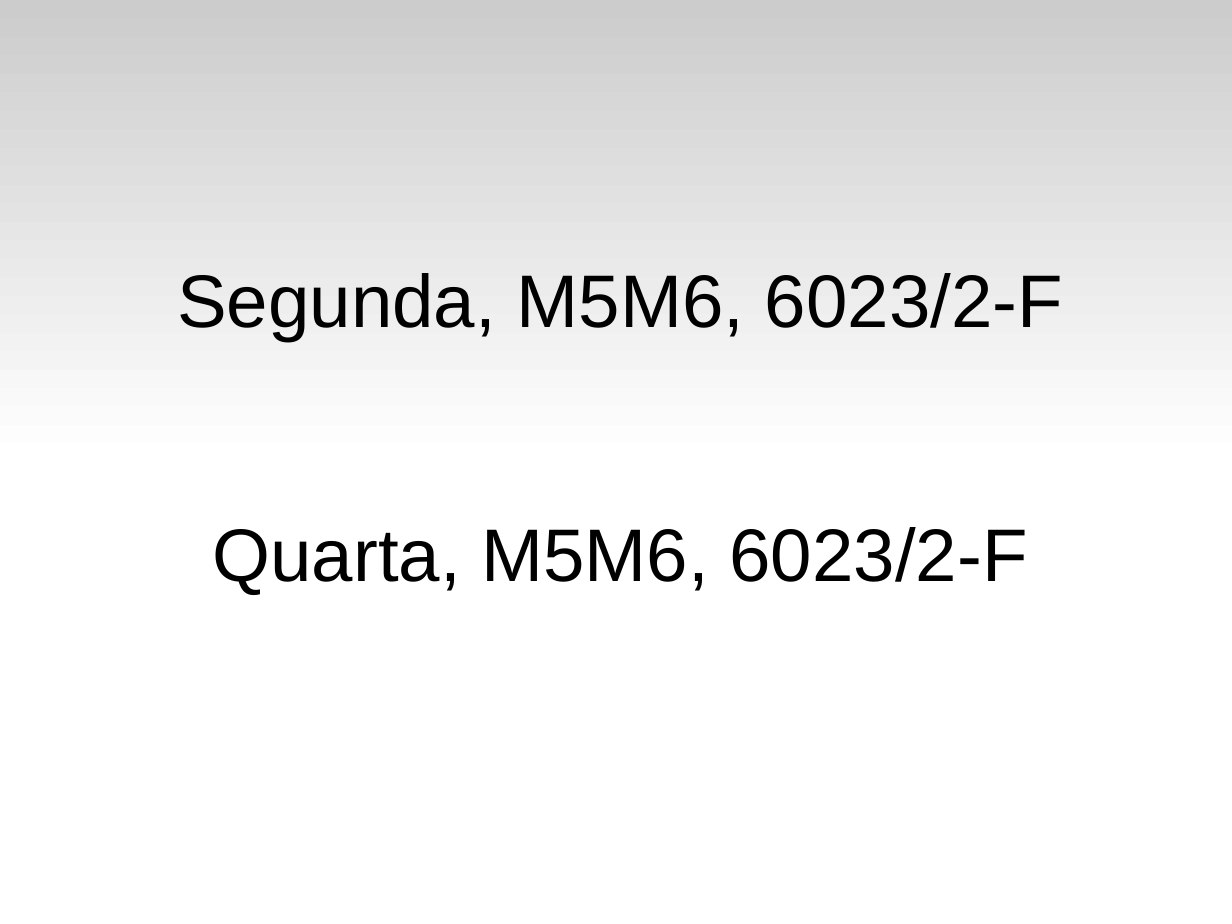
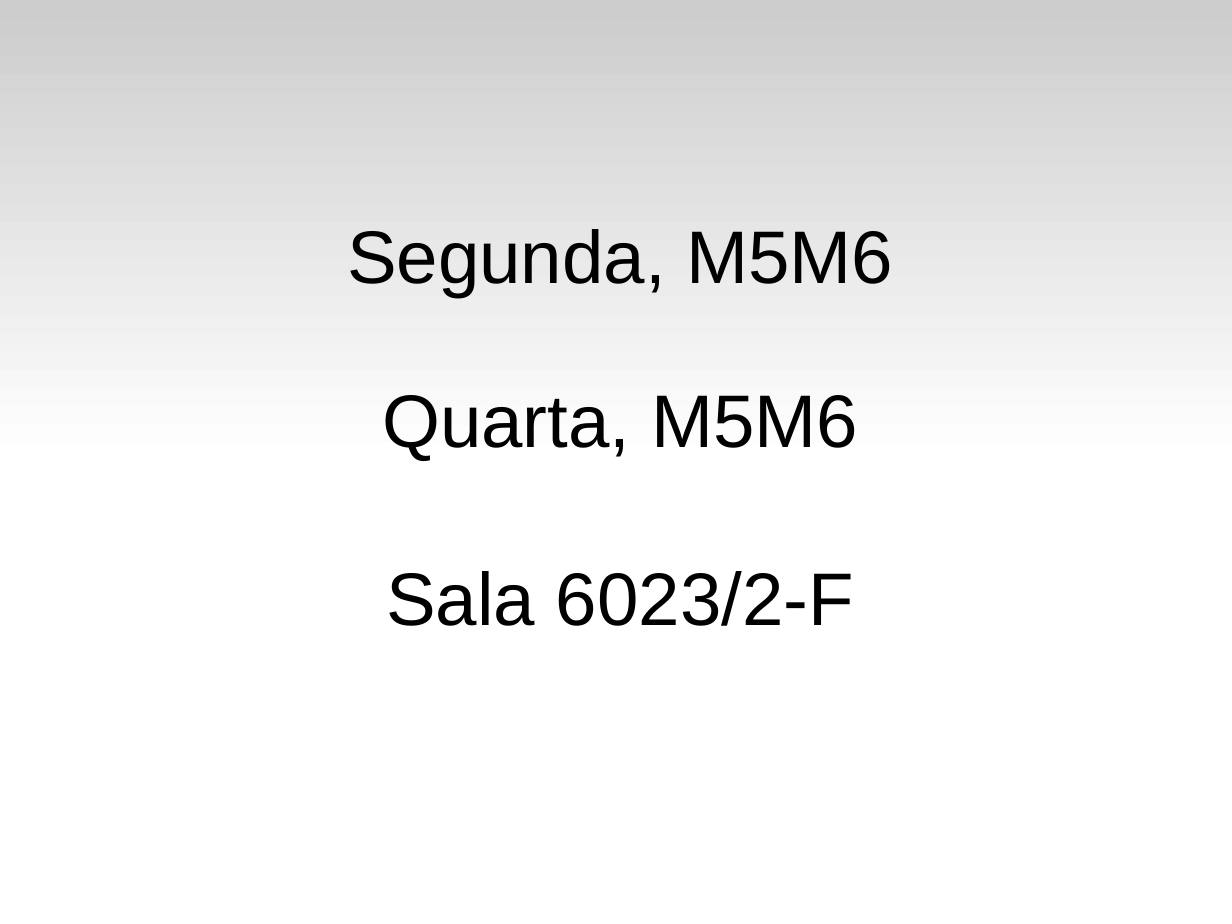
Before and after one commit to fsantanna-uerj/SE, a slide deck: slide 5 of Slides/se-00-intro.odp. Drawn at 1232x924 pixels with LibreOffice and Linux fonts; fonts in the diff are those of the drawing. Boxes give left, top, right and bottom in pixels: in the first picture for what was removed or moved away, otherwise in the second. Text is boxed around its words. In the diff, an @@ line names an element or a change of style, - is before the commit and + after.

```diff
--- a/Slides/se-00-intro.odp
+++ b/Slides/se-00-intro.odp
@@ subtitle at box(347, 229, 893, 626): text changed @@
-Segunda, M5M6, 6023/2-F
-Quarta, M5M6, 6023/2-F
+Segunda, M5M6
+Quarta, M5M6
+Sala 6023/2-F
```
Also in this commit, not shown: 2 other slides changed, 3 other files.
